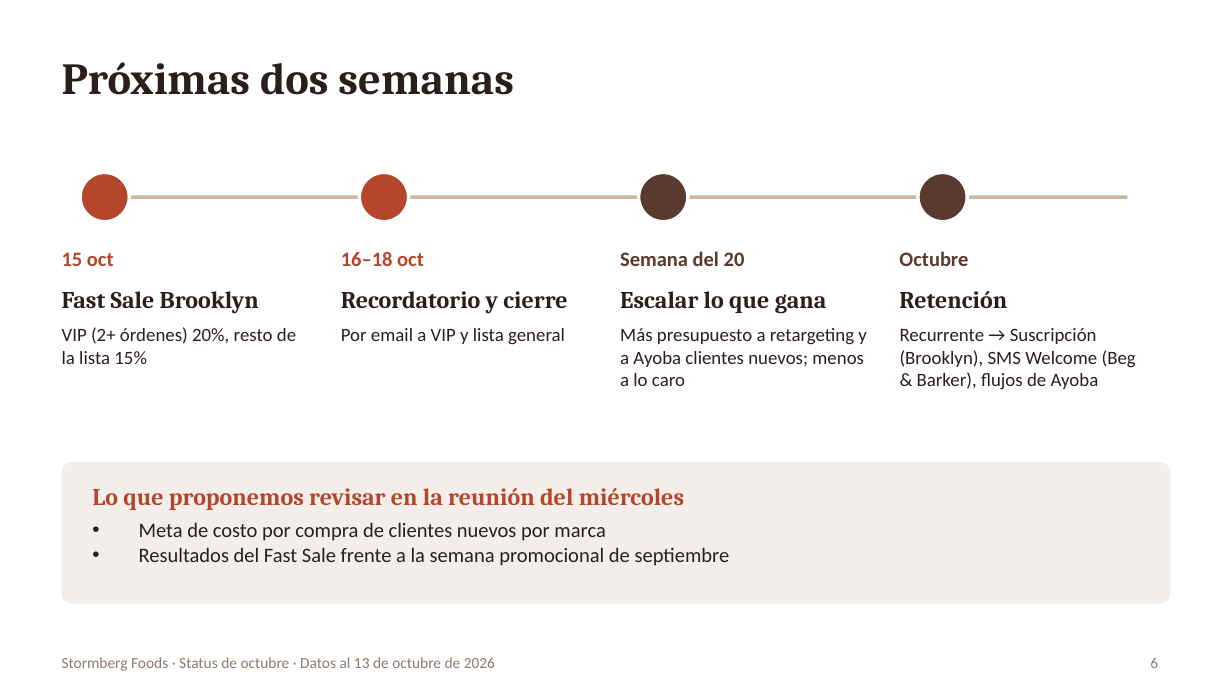
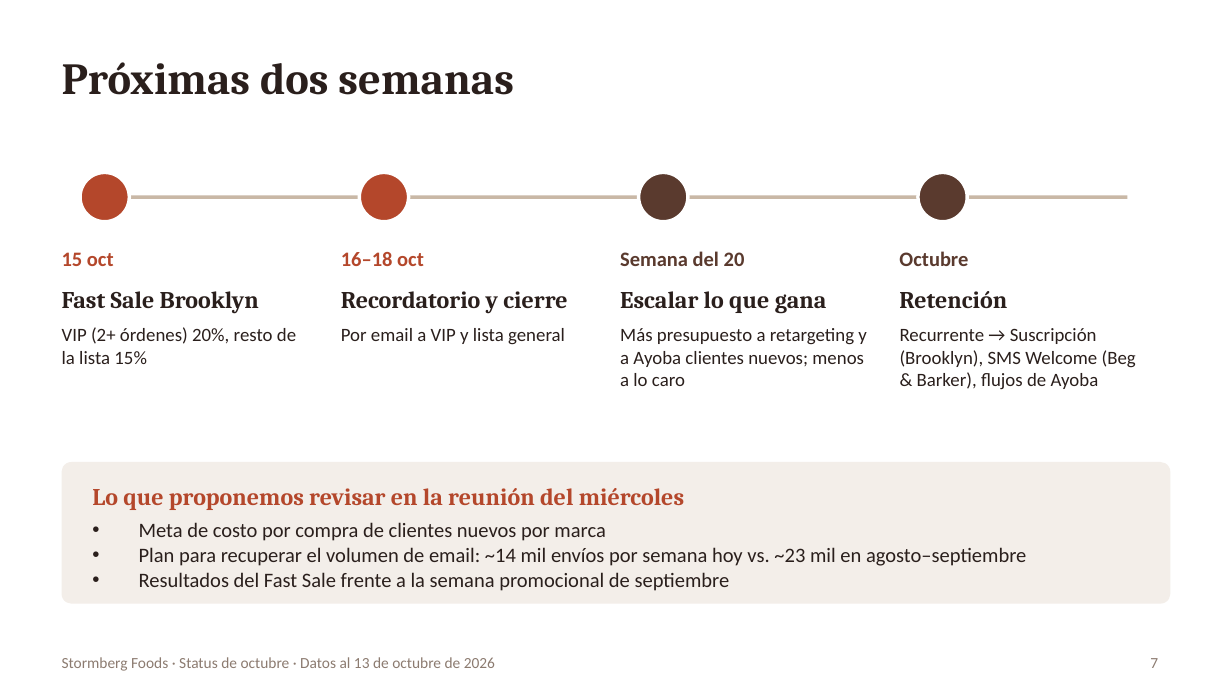
Before and after one commit to YamiCRebold/Stormberg2026, a slide deck: slide 7 of status_ceo/Stormberg_Status_CEO_Oct2026_ES.pptx (slide 6 before the commit). Drawn at 1232x693 pixels with LibreOffice and Linux fonts; fonts in the diff are those of the drawing. Boxes give left, top, right and bottom in pixels: in the first picture for what was removed or moved away, otherwise in the second. Text is boxed around its words. In the diff, an @@ line names an element or a change of style, - is before the commit and + after.

```diff
--- a/status_ceo/Stormberg_Status_CEO_Oct2026_ES.pptx
+++ b/status_ceo/Stormberg_Status_CEO_Oct2026_ES.pptx
@@ text at [139,547,1026,566]: paragraph added @@
+• Plan para recuperar el volumen de email: ~14 mil envíos por semana hoy vs. ~23 mil en agosto–septiembre
@@ page number at [1150,658,1158,668]: text changed @@
-6
+7
```
Also in this commit, not shown: 3 other slides changed, 1 slide added, 1 other file.
